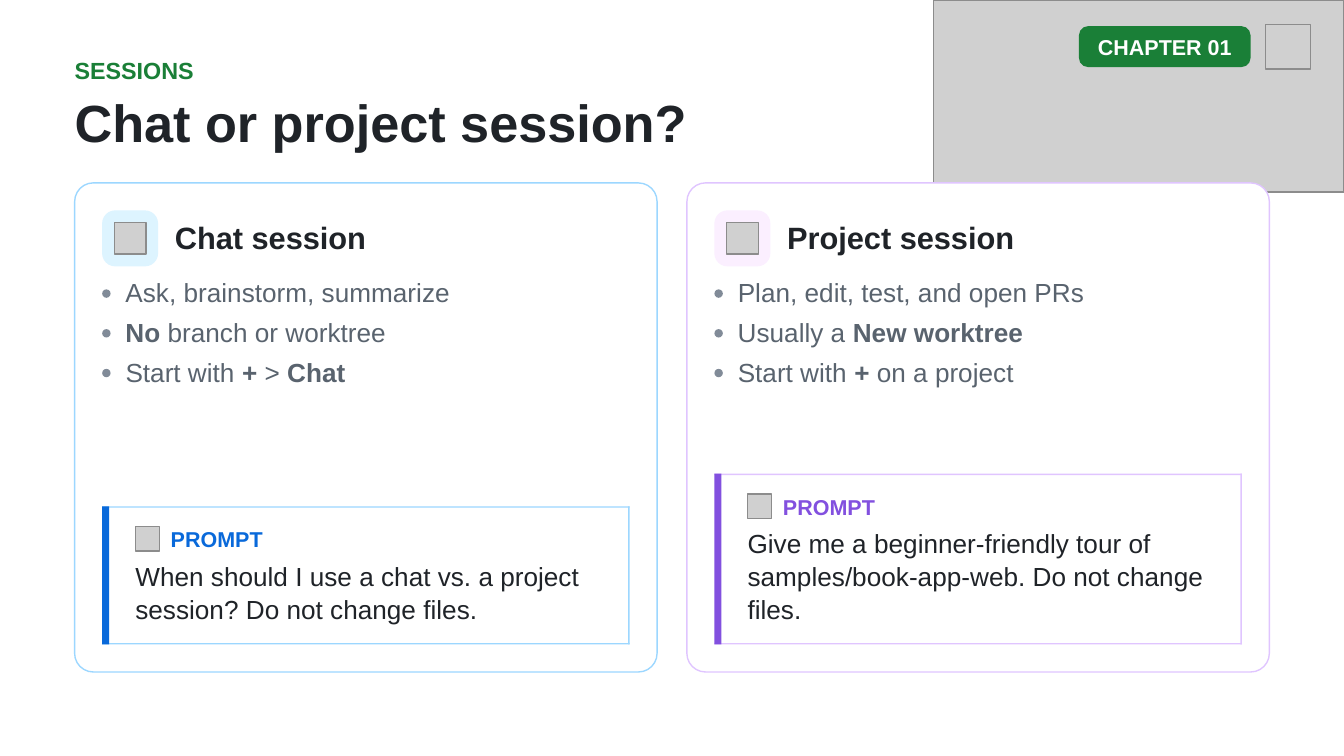
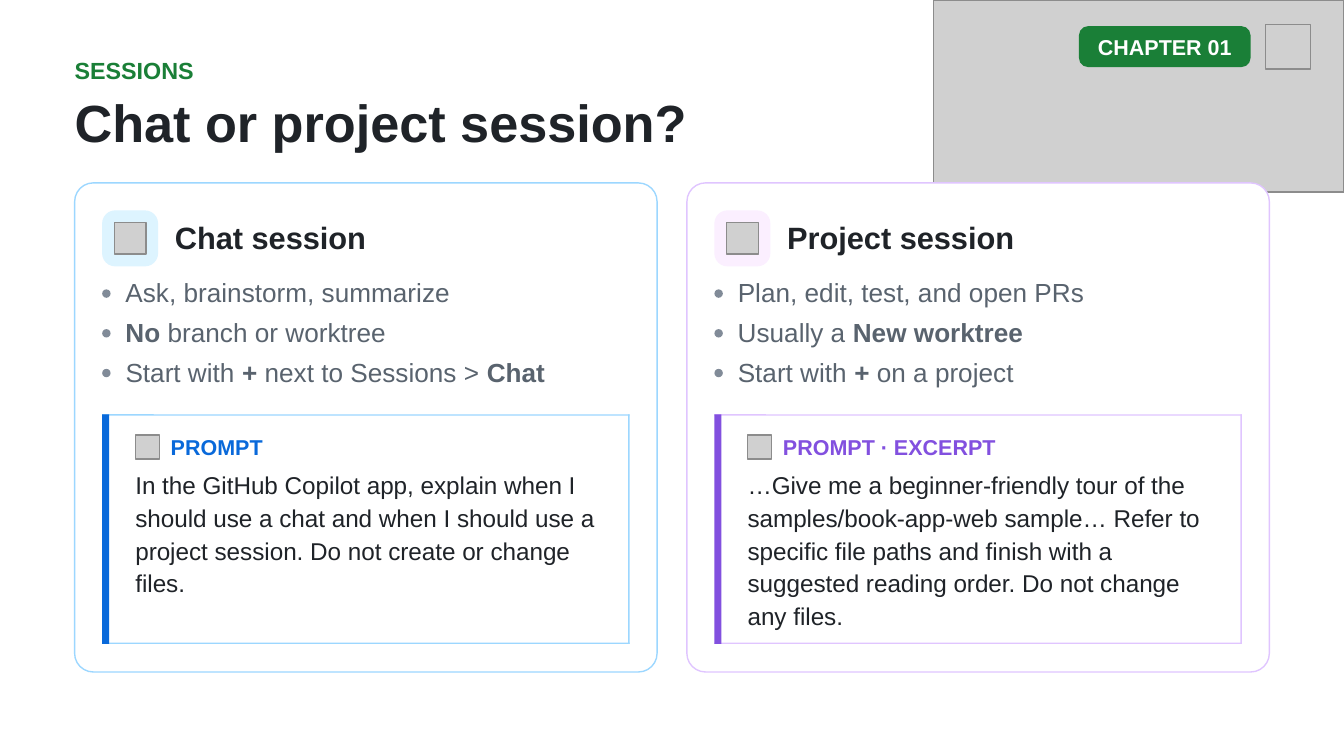
Before and after one commit to github/copilot-app-for-beginners, a slide deck: slide 16 of slides/01-tour-the-app.pptx (slide 12 before the commit). Drawn at 1344x756 pixels with LibreOffice and Linux fonts; fonts in the diff are those of the drawing; grey boxes stand for pictures. Boxes give left, top, right and bottom in pixels: in the first picture for what was removed or moved away, otherwise in the second. Text is boxed around its words. In the diff, an @@ line names an element or a change of style, - is before the commit and + after.

```diff
--- a/slides/01-tour-the-app.pptx
+++ b/slides/01-tour-the-app.pptx
@@ text at (126, 363, 545, 382): text changed @@
-Start with + > Chat
+Start with + next to Sessions > Chat
@@ line moved from (102, 507) - (629, 507) to (102, 415) - (629, 415) @@
@@ rounded rectangle: place and size @@
-rounded rectangle at (102, 507, 629, 645)
+rounded rectangle at (102, 414, 629, 644)
@@ line moved from (106, 507) - (106, 645) to (106, 414) - (106, 644) @@
@@ line moved from (629, 507) - (629, 645) to (629, 414) - (629, 644) @@
@@ line moved from (715, 474) - (1242, 474) to (715, 415) - (1242, 415) @@
@@ rounded rectangle: place and size @@
-rounded rectangle at (715, 473, 1242, 644)
+rounded rectangle at (715, 414, 1242, 644)
@@ line moved from (718, 473) - (718, 645) to (718, 414) - (718, 644) @@
@@ line moved from (1241, 473) - (1241, 645) to (1241, 414) - (1241, 644) @@
@@ picture: place and size @@
-picture at (136, 527, 160, 551)
+picture at (136, 435, 160, 460)
@@ text "PROMPT": place and size @@
-text "PROMPT" at (171, 532, 263, 548)
+text "PROMPT" at (171, 440, 263, 456)
@@ picture: place and size @@
-picture at (747, 495, 771, 519)
+picture at (747, 435, 771, 460)
@@ text at (783, 440, 995, 455): text changed @@
-PROMPT
+PROMPT · EXCERPT
@@ text at (135, 476, 595, 593): text changed; size 14 to 13 pt @@
-When should I use a chat vs. a project session? Do not change files.
+In the GitHub Copilot app, explain when I should use a chat and when I should use a project session. Do not create or change files.
@@ text at (748, 476, 1200, 630): text changed; size 14 to 13 pt @@
-Give me a beginner-friendly tour of samples/book-app-web. Do not change files.
+…Give me a beginner-friendly tour of the samples/book-app-web sample… Refer to specific file paths and finish with a suggested reading order. Do not change any files.
```
Also in this commit, not shown: 5 other slides changed, 4 slides added, 7 other files.
